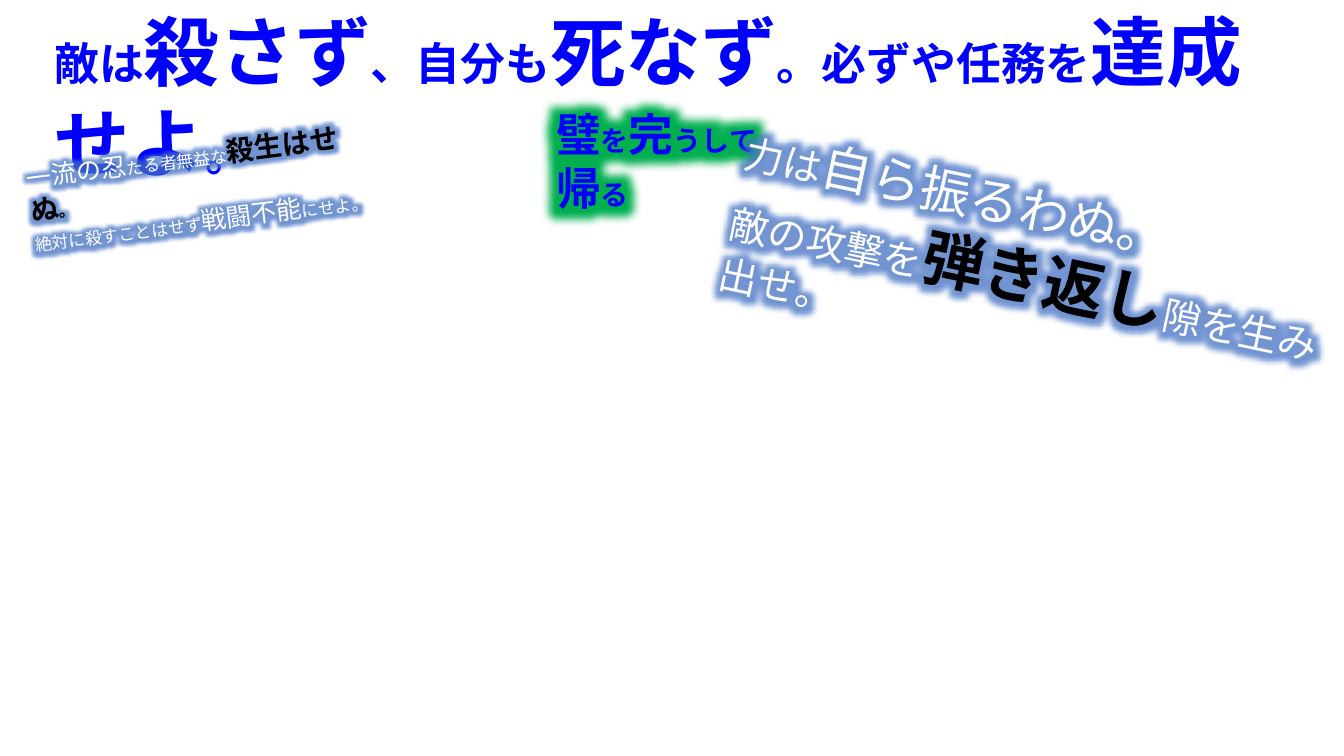
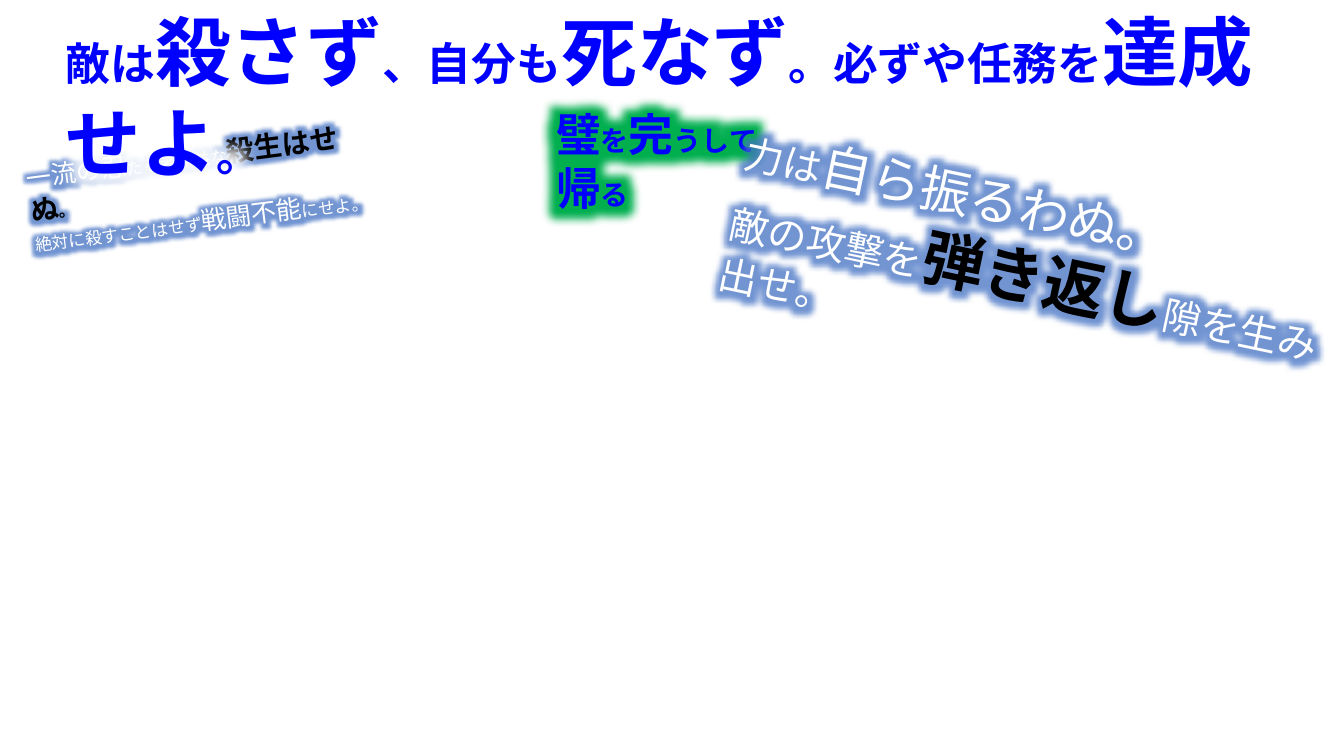
Before and after one commit to TomoyaKanazaki/TeamNinja, a slide deck: slide 8 of 98_plan/00_pptx/99_just.pptx (slide 5 before the commit). Drawn at 1344x756 pixels with LibreOffice and Linux fonts; fonts in the diff are those of the drawing; background and template pictures are left out. Boxes give left, top, right and bottom in pixels: in the first picture for what was removed or moved away, otherwise in the second. Text is boxed around its words. In the diff, an @@ line names an element or a change of style, - is before the commit and + after.

```diff
--- a/98_plan/00_pptx/99_just.pptx
+++ b/98_plan/00_pptx/99_just.pptx
@@ text "敵は殺さず、自分も死なず。必ずや任務を達成せよ。" moved from (x1=54, y1=15, x2=1242, y2=190) to (x1=66, y1=15, x2=1253, y2=190) @@
```
Also in this commit, not shown: 3 other slides changed, 3 slides added.
